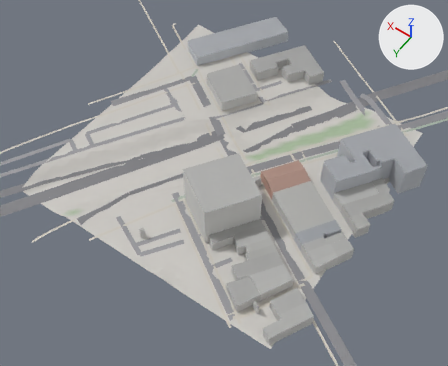
The glTF model game/world/tile_-2_-2.glb, before and after one commit.
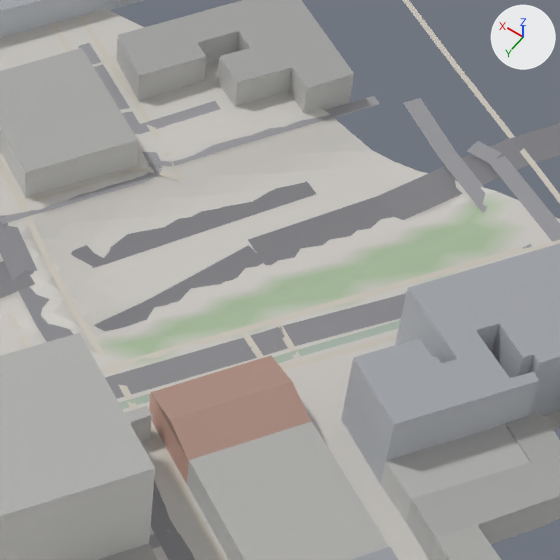
The first picture shows the older version from a 50 mm lens placed at (-588.0, 675.0, 422.0), pointed at (-393.0, 402.0, -8.0). The close-ups show the older and then the newer version on the part from 48% to 87% of the width and 13% to 61% of the height of that picture. Only the edits that show in the close-ups are written down. Arrows for +X, +Y and +Z are at upper right; the lights stay in place. Where no turn or scale is listed for an object, it has been applied to the vertices.

Names of what the first close-up shows: 'buildings', 'roads', 'terrain'.
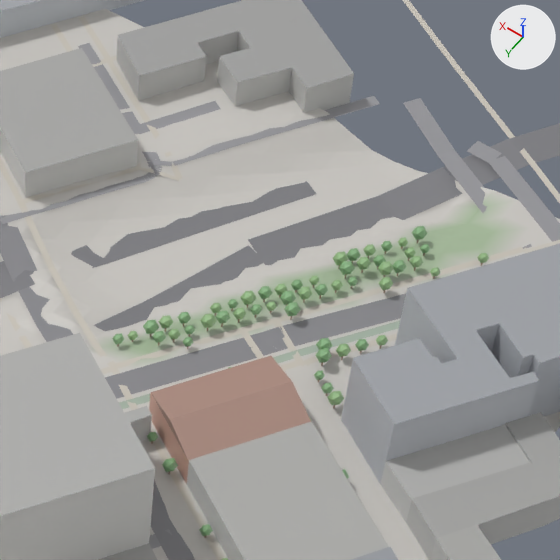
Pixel boxes [x1, y1, x2, y2] of what changed, in the close-ups (560 x 560 px):
'props', added
    after: [112, 226, 489, 560]

What the commit changed:
Mesh me_props is new.
It has 2712 vertices, 4520 faces and spans x -513.0..-255.0, y 255.0..506.0, z 0.0..10.0.
It uses material mat_defaultmaterial_002.
Object 'props' (ob_props) is new; it shows me_props.
Its location is (0.0, 0.0, 0.0).
